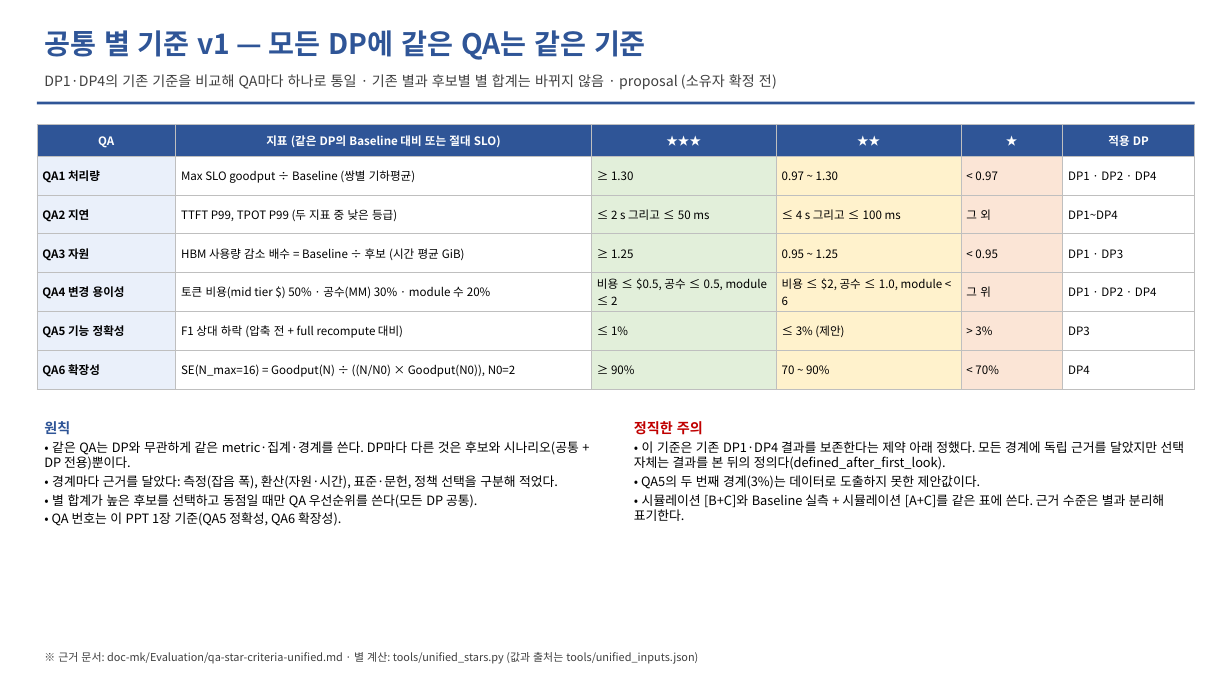
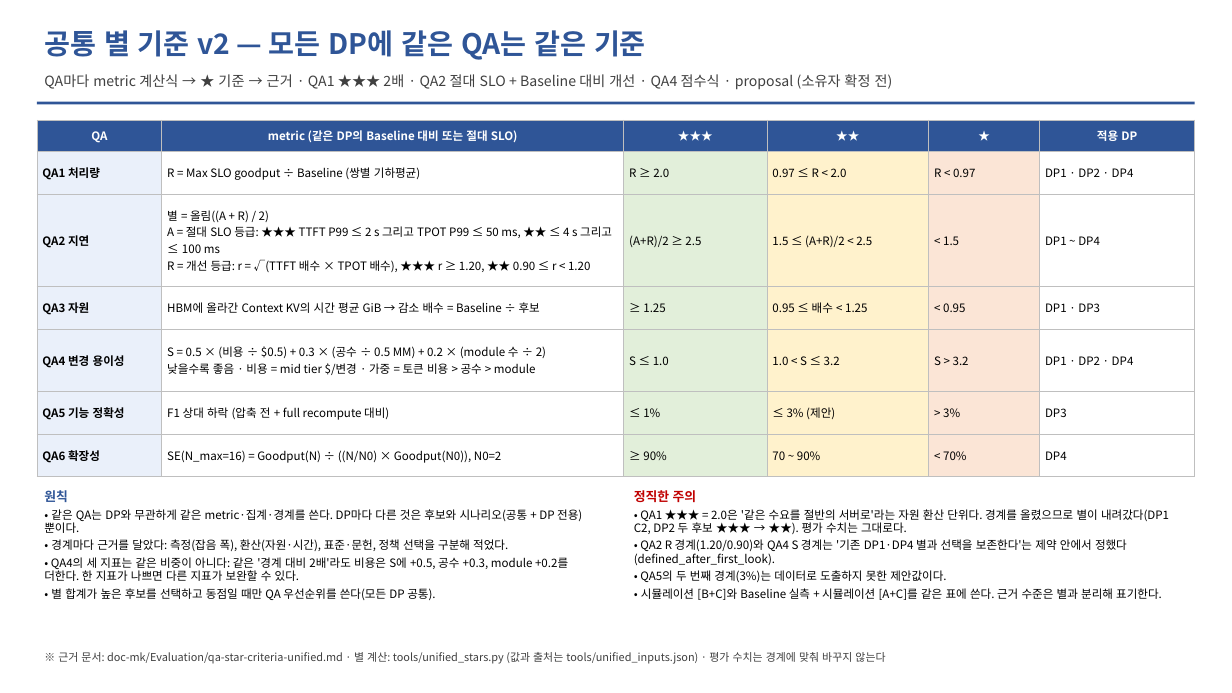
Before and after one commit to mkim0628/vllm, a slide deck: slide 12 of doc-mk/DP-overview-qa-unified.pptx. Drawn at 1232x693 pixels with LibreOffice and Linux fonts; fonts in the diff are those of the drawing. Boxes give left, top, right and bottom in pixels: in the first picture for what was removed or moved away, otherwise in the second. Text is boxed around its words. In the diff, an @@ line names an element or a change of style, - is before the commit and + after.

```diff
--- a/doc-mk/DP-overview-qa-unified.pptx
+++ b/doc-mk/DP-overview-qa-unified.pptx
@@ text at box(44, 30, 646, 60): text changed @@
-공통 별 기준 v1 — 모든 DP에 같은 QA는 같은 기준
+공통 별 기준 v2 — 모든 DP에 같은 QA는 같은 기준
@@ text at box(44, 74, 893, 90): text changed @@
-DP1·DP4의 기존 기준을 비교해 QA마다 하나로 통일 · 기존 별과 후보별 별 합계는 바뀌지 않음 · proposal (소유자 확정 전)
+QA마다 metric 계산식 → ★ 기준 → 근거 · QA1 ★★★ 2배 · QA2 절대 SLO + Baseline 대비 개선 · QA4 점수식 · proposal (소유자 확정 전)
@@ table at box(37, 120, 1195, 477) @@
-row 1, column 2: 지표 (같은 DP의 Baseline 대비 또는 절대 SLO)
+row 1, column 2: metric (같은 DP의 Baseline 대비 또는 절대 SLO)
-row 2: QA1 처리량 | Max SLO goodput ÷ Baseline (쌍별 기하평균) | ≥ 1.30 | 0.97 ~ 1.30 | < 0.97 | DP1 · DP2 · DP4
+row 2: QA1 처리량 | R = Max SLO goodput ÷ Baseline (쌍별 기하평균) | R ≥ 2.0 | 0.97 ≤ R < 2.0 | R < 0.97 | DP1 · DP2 · DP4
-row 3: QA2 지연 | TTFT P99, TPOT P99 (두 지표 중 낮은 등급) | ≤ 2 s 그리고 ≤ 50 ms | ≤ 4 s 그리고 ≤ 100 ms | 그 외 | DP1~DP4
+row 3: QA2 지연 | 별 = 올림((A + R) / 2) / A = 절대 SLO 등급: ★★★ TTFT P99 ≤ 2 s 그리고 TPOT P99 ≤ 50 ms, ★★ ≤ 4 s 그리고 ≤ 100 ms / R = 개선 등급: r = √(TTFT 배수 × TPOT 배수), ★★★ r ≥ 1.20, ★★ 0.90 ≤ r < 1.20 | (A+R)/2 ≥ 2.5 | 1.5 ≤ (A+R)/2 < 2.5 | < 1.5 | DP1 ~ DP4
-row 4, column 2: HBM 사용량 감소 배수 = Baseline ÷ 후보 (시간 평균 GiB)
+row 4, column 2: HBM에 올라간 Context KV의 시간 평균 GiB → 감소 배수 = Baseline ÷ 후보
-row 4, column 4: 0.95 ~ 1.25
+row 4, column 4: 0.95 ≤ 배수 < 1.25
-row 5: QA4 변경 용이성 | 토큰 비용(mid tier $) 50% · 공수(MM) 30% · module 수 20% | 비용 ≤ $0.5, 공수 ≤ 0.5, module ≤ 2 | 비용 ≤ $2, 공수 ≤ 1.0, module < 6 | 그 위 | DP1 · DP2 · DP4
+row 5: QA4 변경 용이성 | S = 0.5 × (비용 ÷ $0.5) + 0.3 × (공수 ÷ 0.5 MM) + 0.2 × (module 수 ÷ 2) / 낮을수록 좋음 · 비용 = mid tier $/변경 · 가중 = 토큰 비용 > 공수 > module | S ≤ 1.0 | 1.0 < S ≤ 3.2 | S > 3.2 | DP1 · DP2 · DP4
@@ table: place and size @@
-table at box(37, 125, 1195, 389)
+table at box(37, 120, 1195, 477)
@@ text "원칙": place and size @@
-text "원칙" at box(44, 421, 579, 526)
+text "원칙" at box(44, 490, 582, 600)
@@ text at box(44, 490, 582, 600): size 11 to 10 pt in "원칙"; size 10 to 9 pt in "• 같은 QA는 DP와 무관하게 같은 metric·집계·경계를 ...", "• 경계마다 근거를 달았다: 측정(잡음 폭), 환산(자원·시간), ...", "• 별 합계가 높은 후보를 선택하고 동점일 ..." @@
@@ text "정직한 주의": place and size @@
-text "정직한 주의" at box(634, 421, 1185, 521)
+text "정직한 주의" at box(634, 490, 1169, 600)
@@ text at box(634, 509, 1169, 565): text changed; size 10 to 9 pt @@
-• 이 기준은 기존 DP1·DP4 결과를 보존한다는 제약 아래 정했다. 모든 경계에 독립 근거를 달았지만 선택 자체는 결과를 본 뒤의 정의다(defined_after_first_look).
+• QA1 ★★★ = 2.0은 '같은 수요를 절반의 서버로'라는 자원 환산 단위다. 경계를 올렸으므로 별이 내려갔다(DP1 C2, DP2 두 후보 ★★★ → ★★). 평가 수치는 그대로다.
+• QA2 R 경계(1.20/0.90)와 QA4 S 경계는 '기존 DP1·DP4 별과 선택을 보존한다'는 제약 안에서 정했다(defined_after_first_look).
@@ text at box(634, 490, 1162, 600): size 11 to 10 pt in "정직한 주의"; size 10 to 9 pt in "• QA5의 두 번째 경계(3%)는 데이터로 도출하지 ...", "• 시뮬레이션 [B+C]와 Baseline 실측 + 시뮬레이션 ..." @@
@@ text at box(52, 512, 341, 526): paragraph removed @@
-• QA 번호는 이 PPT 1장 기준(QA5 정확성, QA6 확장성).
@@ text at box(44, 557, 568, 581): paragraph added @@
+• QA4의 세 지표는 같은 비중이 아니다: 같은 '경계 대비 2배'라도 비용은 S에 +0.5, 공수 +0.3, module +0.2를 더한다. 한 지표가 나쁘면 다른 지표가 보완할 수 있다.
@@ text at box(58, 652, 885, 664): text changed @@
-※ 근거 문서: doc-mk/Evaluation/qa-star-criteria-unified.md · 별 계산: tools/unified_stars.py (값과 출처는 tools/unified_inputs.json)
+※ 근거 문서: doc-mk/Evaluation/qa-star-criteria-unified.md · 별 계산: tools/unified_stars.py (값과 출처는 tools/unified_inputs.json) · 평가 수치는 경계에 맞춰 바꾸지 않는다
```
Also in this commit, not shown: 23 other slides changed, 8 slides added, 8 other files.
